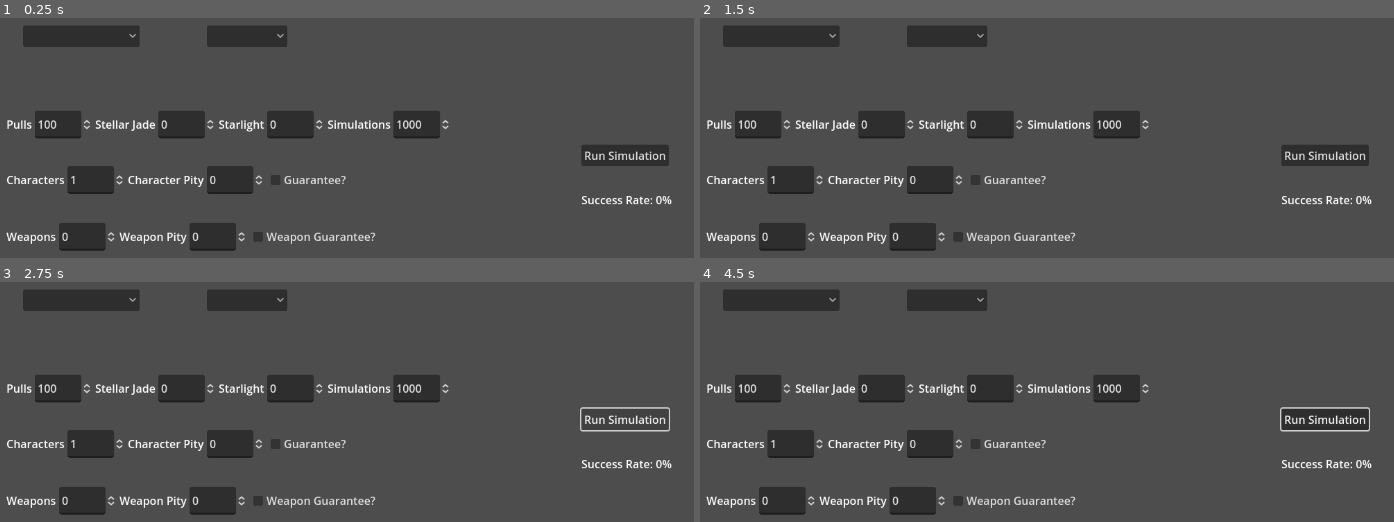
Above: before the commit, frames 1-4 (two rows, left to right).
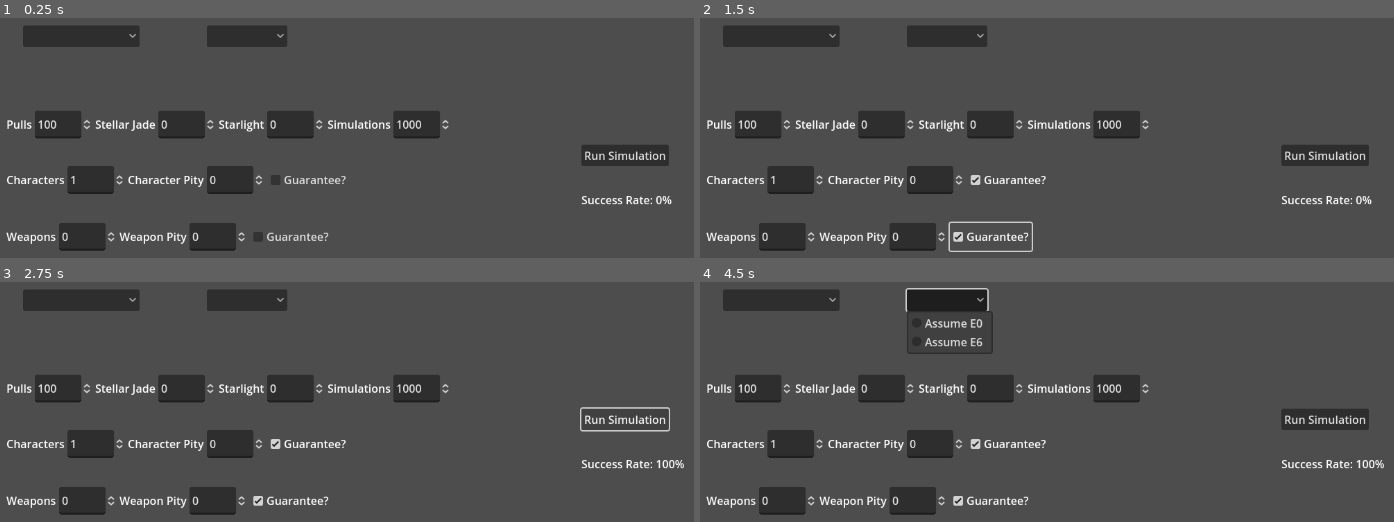
Above: after the commit, the same moments.

Repository: tyler-torr/Gacha-Pull-Simulator
Game: Godot game, scene res://scenes/pull_simulator.tscn
Two runs of this game, one before a commit and one after it. Both use one fixed random seed, a clock stepped at 60 frames per second and the inputs below.
Inputs (mouse positions are in pixels of both pictures, inside the frame that each line leads up to):
- Up to frame 1 (0.25 s): no input
- Up to frame 2 (1.5 s): click "Guarantee?" at 0.5 s; click "Weapon Guarantee?" (after the commit: "Guarantee?") at 1.25 s
- Up to frame 3 (2.75 s): click "Run Simulation" at 2 s
- Up to frame 4 (4.5 s): click (949, 301) at 2.75 s; click "Run Simulation" at 3.5 s; click (949, 301) at 4.25 s

The runs differ from the first frame. In frame 1, 0.3% of the frame differs, in the area x 38-55%, y 89-95%; in frame 2, 0.7%; in frame 3, 0.6%; in frame 4, 1.5%, in the area x 29-99%, y 2-95%.
Error before the commit: Invalid access to property or key 'value' on a base object of type 'null instance'. (res://scripts/pull_simulator.gd:115)

Commit message:
Changed onready vars to make the program work
Oops

Diff:
--- a/scenes/pull_simulator.tscn
+++ b/scenes/pull_simulator.tscn
@@ -50,106 +50,108 @@
 popup/item_1/text = "Assume E6"
 popup/item_1/id = 1
 
-[node name="RunContainer" type="HBoxContainer" parent="."]
+[node name="RunDataContainer" type="HBoxContainer" parent="."]
 layout_mode = 2
 offset_left = 28.0
 offset_top = 154.0
 offset_right = 65.0
 offset_bottom = 194.0
 
-[node name="PullsLabel" type="Label" parent="RunContainer"]
+[node name="PullsLabel" type="Label" parent="RunDataContainer"]
 layout_mode = 2
 text = "Pulls"
 
-[node name="PullsInput" type="SpinBox" parent="RunContainer"]
+[node name="PullsInput" type="SpinBox" parent="RunDataContainer"]
 layout_mode = 2
 max_value = 100000.0
 value = 100.0
 
-[node name="CurrencyLabel" type="Label" parent="RunContainer"]
+[node name="CurrencyLabel" type="Label" parent="RunDataContainer"]
 layout_mode = 2
 text = "Stellar Jade"
 
-[node name="CurrencyInput" type="SpinBox" parent="RunContainer"]
+[node name="CurrencyInput" type="SpinBox" parent="RunDataContainer"]
 layout_mode = 2
 max_value = 100000.0
 
-[node name="GemsLabel" type="Label" parent="RunContainer"]
+[node name="GemsLabel" type="Label" parent="RunDataContainer"]
 layout_mode = 2
 text = "Starlight"
 
-[node name="GemsInput" type="SpinBox" parent="RunContainer"]
+[node name="GemsInput" type="SpinBox" parent="RunDataContainer"]
 layout_mode = 2
 max_value = 100000.0
 
-[node name="SimulationsLabel" type="Label" parent="RunContainer"]
+[node name="SimulationsLabel" type="Label" parent="RunDataContainer"]
 layout_mode = 2
 text = "Simulations"
 
-[node name="SimulationsInput" type="SpinBox" parent="RunContainer"]
+[node name="SimulationsInput" type="SpinBox" parent="RunDataContainer"]
 layout_mode = 2
 max_value = 99999.0
 value = 1000.0
 
-[node name="CharacterContainer" type="HBoxContainer" parent="."]
+[node name="CharacterDataContainer" type="HBoxContainer" parent="."]
 layout_mode = 0
 offset_left = 28.0
 offset_top = 234.0
 offset_right = 549.0
 offset_bottom = 274.0
 
-[node name="CharacterLabel" type="Label" parent="CharacterContainer"]
+[node name="CharacterLabel" type="Label" parent="CharacterDataContainer"]
 layout_mode = 2
 text = "Characters"
 
-[node name="CharacterInput" type="SpinBox" parent="CharacterContainer"]
+[node name="CharacterInput" type="SpinBox" parent="CharacterDataContainer"]
 layout_mode = 2
 max_value = 100000.0
 value = 1.0
 
-[node name="CharacterPityLabel" type="Label" parent="CharacterContainer"]
+[node name="CharacterPityLabel" type="Label" parent="CharacterDataContainer"]
 layout_mode = 2
 text = "Character Pity"
 
-[node name="CharacterPityInput" type="SpinBox" parent="CharacterContainer"]
+[node name="CharacterPityInput" type="SpinBox" parent="CharacterDataContainer"]
 layout_mode = 2
 max_value = 100000.0
 
-[node name="CharGuaranteeInput" type="CheckBox" parent="CharacterContainer"]
+[node name="CharGuaranteeInput" type="CheckBox" parent="CharacterDataContainer"]
 layout_mode = 2
 text = "Guarantee?"
 
-[node name="WeaponContainer" type="HBoxContainer" parent="."]
+[node name="WeaponDataContainer" type="HBoxContainer" parent="."]
 layout_mode = 0
 offset_left = 28.0
 offset_top = 316.0
 offset_right = 549.0
 offset_bottom = 356.0
 
-[node name="WeaponLabel" type="Label" parent="WeaponContainer"]
+[node name="WeaponLabel" type="Label" parent="WeaponDataContainer"]
 layout_mode = 2
 text = "Weapons"
 
-[node name="WeaponInput" type="SpinBox" parent="WeaponContainer"]
+[node name="WeaponInput" type="SpinBox" parent="WeaponDataContainer"]
 layout_mode = 2
 max_value = 100000.0
 
-[node name="WeaponPityLabel" type="Label" parent="WeaponContainer"]
+[node name="WeaponPityLabel" type="Label" parent="WeaponDataContainer"]
 layout_mode = 2
 text = "Weapon Pity"
 
-[node name="WeaponPityInput" type="SpinBox" parent="WeaponContainer"]
+[node name="WeaponPityInput" type="SpinBox" parent="WeaponDataContainer"]
 layout_mode = 2
 max_value = 100000.0
 
-[node name="WepGuaranteeInput" type="CheckBox" parent="WeaponContainer"]
+[node name="WepGuaranteeInput" type="CheckBox" parent="WeaponDataContainer"]
 layout_mode = 2
-text = "Weapon Guarantee?"
+text = "Guarantee?"
 
-[node name="BoxContainer" type="BoxContainer" parent="."]
+[node name="VSplitContainer" type="VSplitContainer" parent="."]
 layout_mode = 0
-offset_right = 741.0
-offset_bottom = 457.0
+offset_left = 52.0
+offset_top = 455.0
+offset_right = 601.0
+offset_bottom = 542.0
 
 [connection signal="pressed" from="RunButton" to="." method="_on_run_button_pressed"]
 [connection signal="item_selected" from="BannersOption" to="." method="_on_option_button_item_selected"]
--- a/scripts/pull_simulator.gd
+++ b/scripts/pull_simulator.gd
@@ -5,16 +5,16 @@
 var banner: Banner = load("res://resources/HSRBanner.tres")
 var run: RunData = RunData.new()
 
-@onready var available_pulls_input = $AvailablePullsInput
-@onready var available_currency_input = $AvailableCurrencyInput
-@onready var available_gems_input = $AvailableGemsInput
-@onready var simulation_runs_input = $SimulationRunsInput
-@onready var desired_five_stars_input = $FiveStarCharacterInput
-@onready var character_pity_input = $CharacterPityInput
-@onready var guarantee_input = $GuaranteeInput
-@onready var desired_five_star_weapons_input = $FiveStarWeaponInput
-@onready var weapon_pity_input = $WeaponPityInput
-@onready var weapon_guarantee_input = $WeaponGuaranteeInput
+@onready var available_pulls_input = $RunDataContainer/PullsInput
+@onready var available_currency_input = $RunDataContainer/CurrencyInput
+@onready var available_gems_input = $RunDataContainer/GemsInput
+@onready var simulation_runs_input = $RunDataContainer/SimulationsInput
+@onready var desired_five_stars_input = $CharacterDataContainer/CharacterInput
+@onready var character_pity_input = $CharacterDataContainer/CharacterPityInput
+@onready var guarantee_input = $CharacterDataContainer/CharGuaranteeInput
+@onready var desired_five_star_weapons_input = $WeaponDataContainer/WeaponInput
+@onready var weapon_pity_input = $WeaponDataContainer/WeaponPityInput
+@onready var weapon_guarantee_input = $WeaponDataContainer/WepGuaranteeInput
 
 
 # Called when the node enters the scene tree for the first time.
